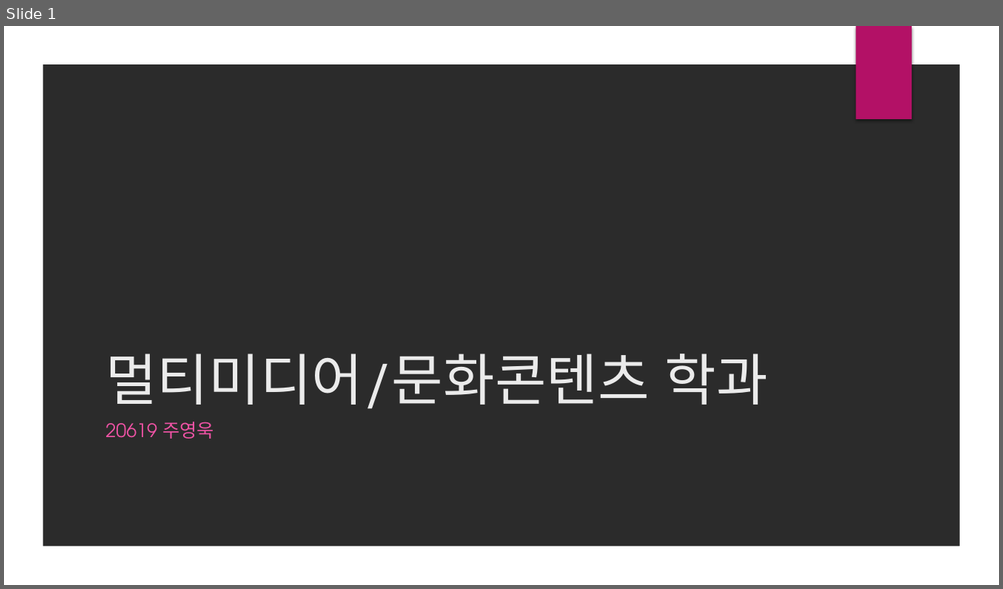
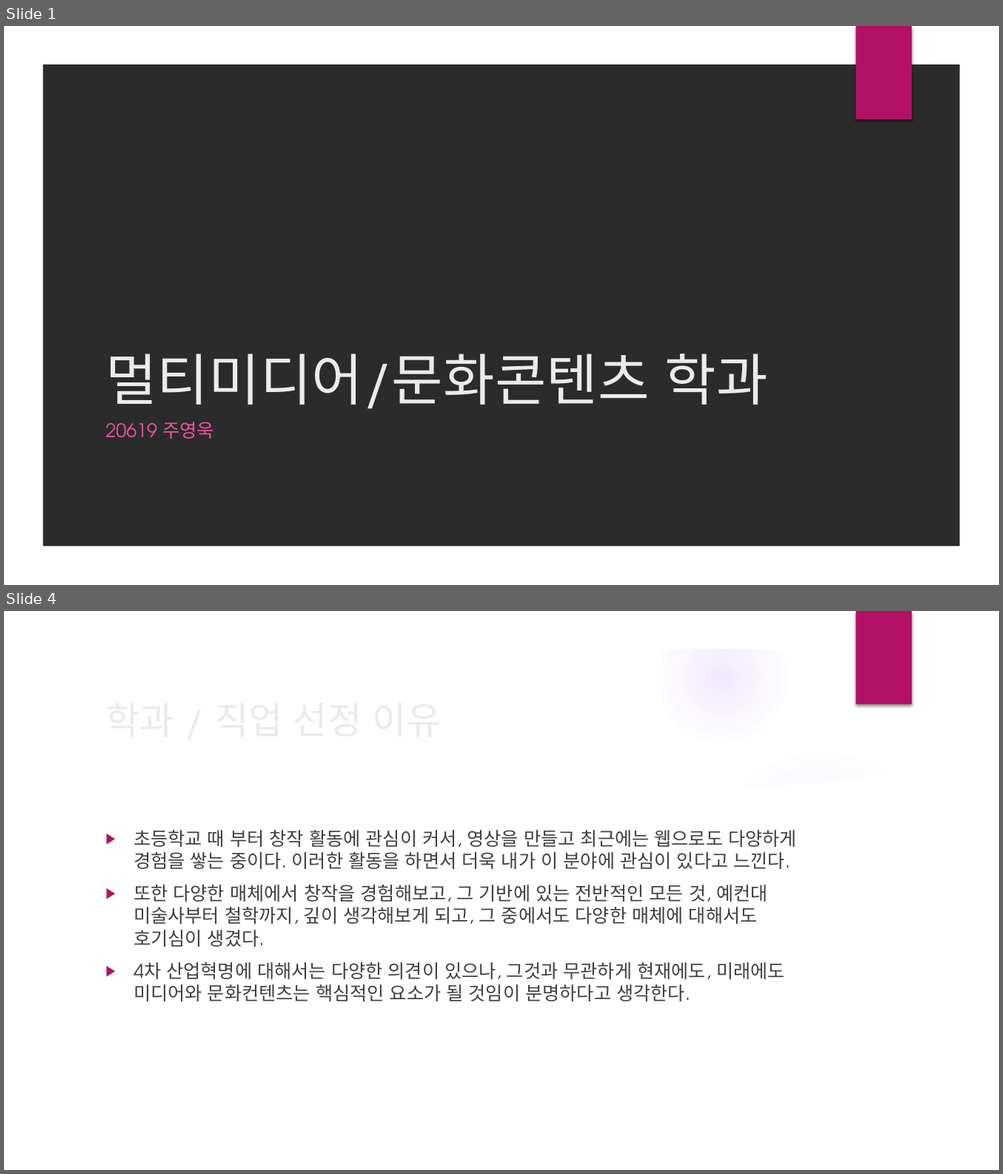
Before and after one commit to realette/back_up_files, a slide deck: 진로와직업 수행평가 진로 포트폴리오-2학년6반19번 주영욱.pptx. Shown one above the other, each under a label of ours: slide 1 before the commit, slides 1 and 4 after it; the slides between them are not shown. The pictures are 1003x589 and 1003x1174 pixels, drawn with LibreOffice and Linux fonts; fonts in the diff are those of the drawing; background and template pictures are left out; a plain dark background stands for a picture behind light text. Boxes give left, top, right and bottom in pixels: in the first picture for what was removed or moved away, otherwise in the second. Text is boxed around its words. In the diff, an @@ line names an element or a change of style, - is before the commit and + after.

```diff
--- a/진로와직업 수행평가 진로 포트폴리오-2학년6반19번 주영욱.pptx
+++ b/진로와직업 수행평가 진로 포트폴리오-2학년6반19번 주영욱.pptx
@@ slide 4 added at box(4, 611, 999, 1170), background picture (left out); not listed: 2 template elements that a slide beside it also shows @@
@@ group added at box(4, 612, 967, 1170): 5 ellipses, 2 freeform shapes @@
@@ title added at box(134, 830, 558, 1002), 36 pt, text #EBEBEB @@
+학과 / 직업 선정 이유
@@ text added at box(134, 830, 797, 1002), 18 pt, text #404040 @@
+▶ 초등학교 때 부터 창작 활동에 관심이 커서, 영상을 만들고 최근에는 웹으로도 다양하게 경험을 쌓는 중이다. 이러한 활동을 하면서 더욱 내가 이 분야에 관심이 있다고 느낀다.
+▶ 또한 다양한 매체에서 창작을 경험해보고, 그 기반에 있는 전반적인 모든 것, 예컨대 미술사부터 철학까지, 깊이 생각해보게 되고, 그 중에서도 다양한 매체에 대해서도 호기심이 생겼다.
+▶ 4차 산업혁명에 대해서는 다양한 의견이 있으나, 그것과 무관하게 현재에도, 미래에도 미디어와 문화컨텐츠는 핵심적인 요소가 될 것임이 분명하다고 생각한다.
```
Also in this commit, not shown: 2 slides changed, 5 other slides added.
